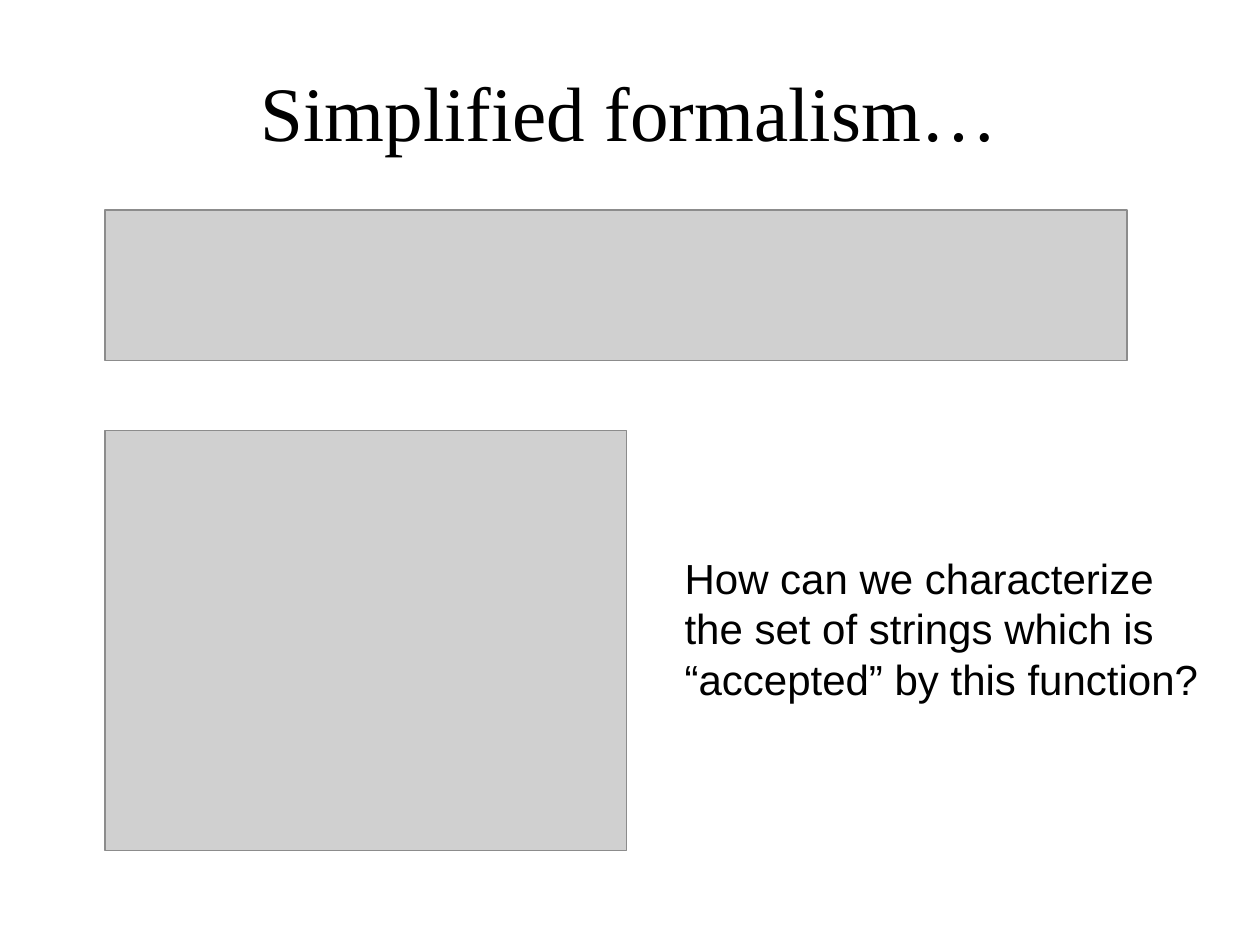
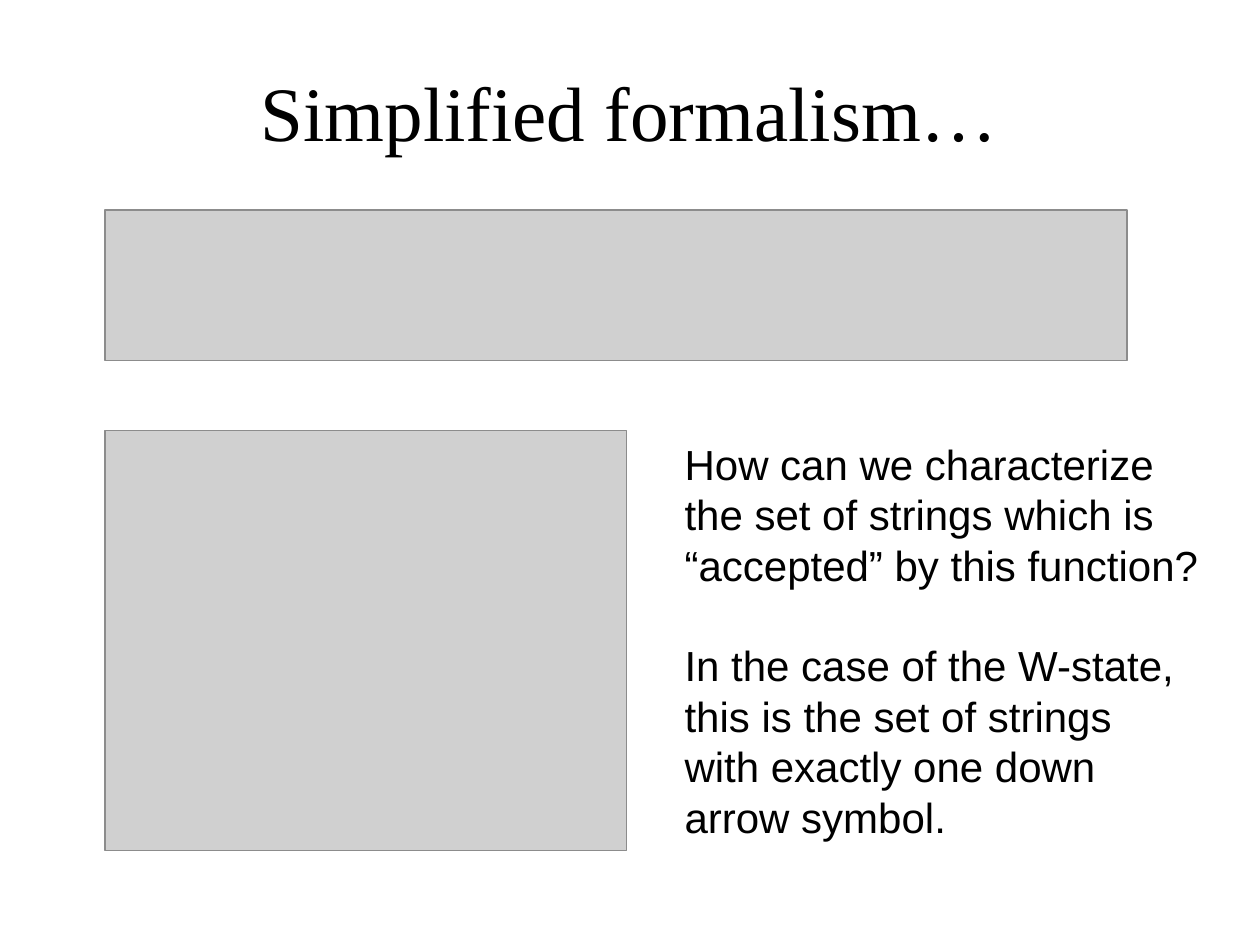
Before and after one commit to gcross/QC-Talks, a slide deck: slide 10 of GeneralExam/WeaponsOfMassSimulation.odp (slide 11 before the commit). Drawn at 1260x945 pixels with LibreOffice and Linux fonts; fonts in the diff are those of the drawing; grey boxes stand for pictures; background and template pictures are left out. Boxes give left, top, right and bottom in pixels: in the first picture for what was removed or moved away, otherwise in the second. Text is boxed around its words. In the diff, an @@ line names an element or a change of style, - is before the commit and + after.

```diff
--- a/GeneralExam/WeaponsOfMassSimulation.odp
+++ b/GeneralExam/WeaponsOfMassSimulation.odp
@@ text "How can we characterize" moved from (x1=685, y1=563, x2=1198, y2=703) to (x1=685, y1=449, x2=1198, y2=841) @@
@@ text at (x1=685, y1=650, x2=1174, y2=841): paragraphs added @@
+In the case of the W-state,
+this is the set of strings
+with exactly one down
+arrow symbol.
```
Also in this commit, not shown: 1 other slide changed, 1 slide removed.
